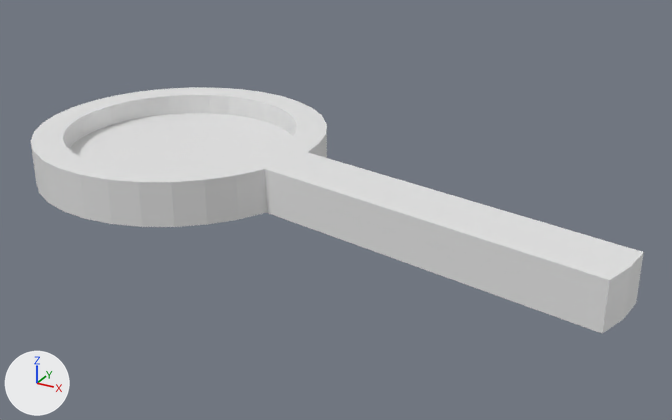
An edit to the Blender file scenes/investigation_tools/visual_investigation_tool.blend, drawn before and after from the same camera.
The view is the same before and after, from a camera (50 mm lens) standing at (0.16, -0.483, 0.261) and looking at (-0.133, 0.05, -0.006). Every picture has the same lights, and +X, +Y and +Z are marked at lower left. The first picture is the older version.
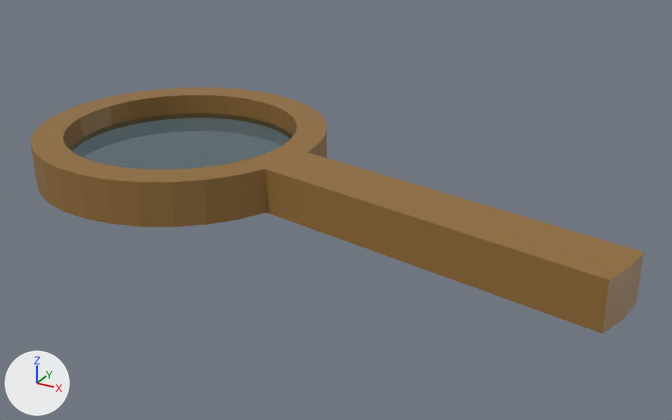
Where the change shows, as pixel boxes (x1, y1, x2, y2) in the pictures (672 x 420 px):
part 1 of me_cylinder, recoloured
    both: (31, 87, 644, 334)
part 2 of me_cylinder, recoloured
    both: (70, 113, 293, 170)

Patch to the scene script:
```diff
--- a/scenes/investigation_tools/visual_investigation_tool.blend.py
+++ b/scenes/investigation_tools/visual_investigation_tool.blend.py
@@ mat_wood @@
+mat_wood = principled_material('wood')
+mat_wood.base_color = (0.282, 0.15, 0.0379)  # brown #916c37
@@ mat_material @@
+mat_material = principled_material('Material')
+mat_material.base_color = (0.273, 0.712, 0.974)  # blue #8fdbfc
+mat_material.roughness = 0.0
+mat_material.transmission_weight = 1.0
@@ me_cylinder @@
 me_cylinder.from_pydata(...)  # 200 vertices, 201 faces; spans x -3.43..0.78, y -0.51..1.49, z 0.0..0.59
 # used by ob_cylinder; location = (0.0, 0.0, 0.0); scale = (0.111, 0.111, 0.0553)
+# me_cylinder part 1: 200 of the faces centred in x -3.42..0.77, y -0.5..1.48, z 0.0..0.59 switch from no material to mat_wood (brown #916c37)
+# me_cylinder part 2: the 1 face centred in x -2.43, y 0.49, z 0.29 switches from no material to mat_material (blue #8fdbfc)
+me_cylinder.materials.append(mat_material)  # blue #8fdbfc
```
